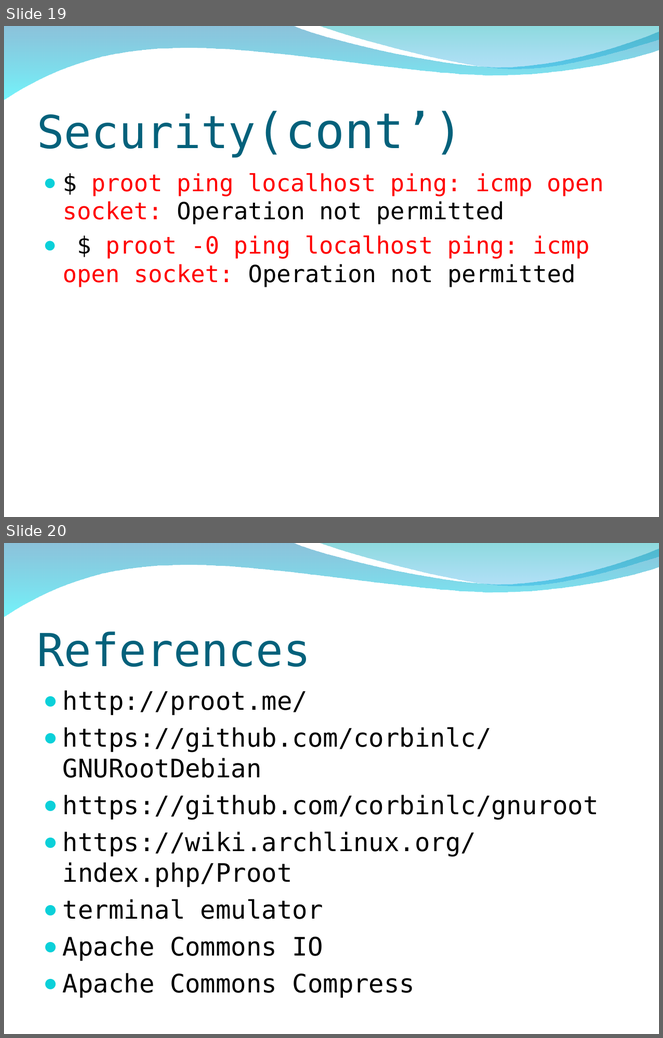
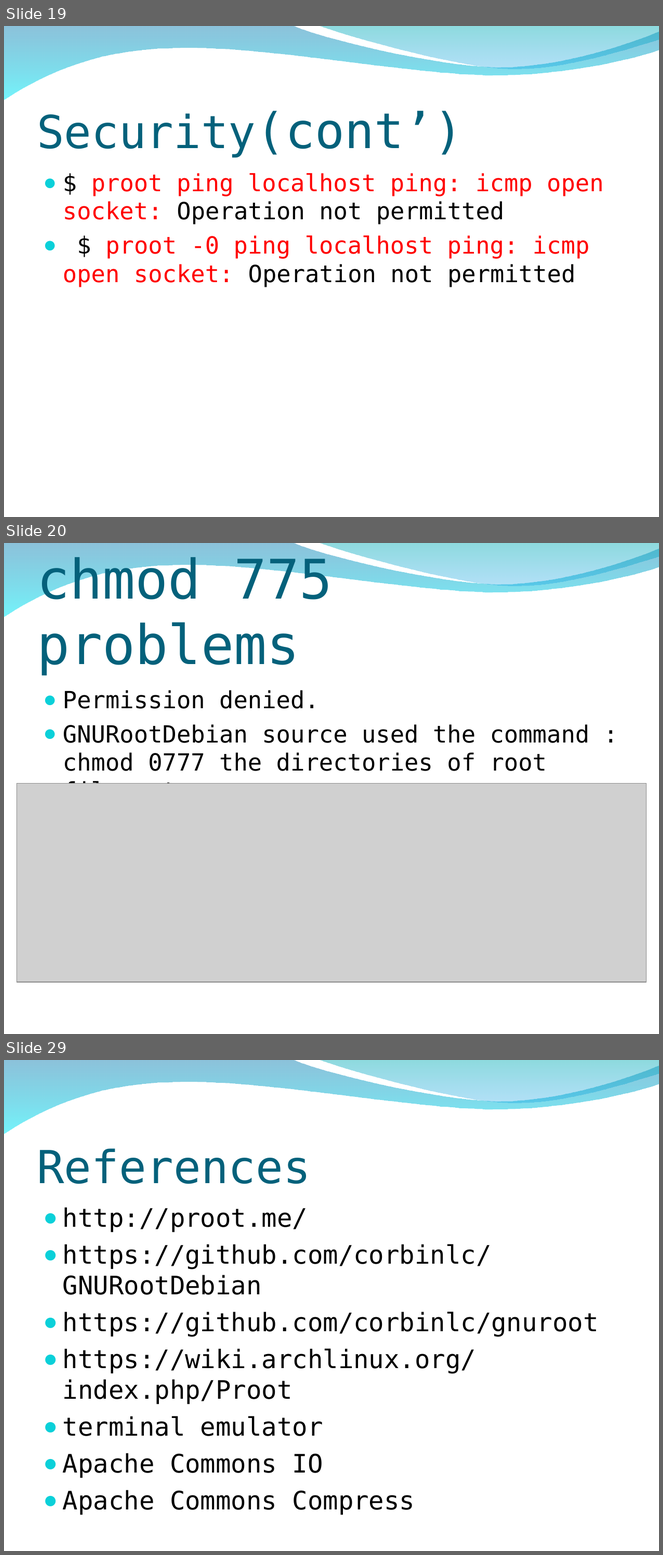
Before and after one commit to peter279k/regular_meeting, a slide deck: Proot.ppt. Shown one above the other, each under a label of ours: slides 19 and 20 before the commit, slides 19, 20 and 29 after it; the slides between them are not shown. The pictures are 663x1038 and 663x1555 pixels, drawn with LibreOffice and Linux fonts; fonts in the diff are those of the drawing; grey boxes stand for pictures; background and template pictures are left out. Boxes give left, top, right and bottom in pixels: in the first picture for what was removed or moved away, otherwise in the second. Text is boxed around its words. In the diff, an @@ line names an element or a change of style, - is before the commit and + after.

Commit message:
add launch root filesystem problems and solution

```diff
--- a/Proot.ppt
+++ b/Proot.ppt
@@ slide 20 added at [4, 543, 659, 1034], background picture (left out); not listed: 2 template elements that a slide beside it also shows @@
@@ title added at [37, 554, 333, 675], 60 pt, text #04617B @@
+chmod 775 problems
@@ text added at [63, 690, 590, 784], 26 pt, text #000000 @@
+● Permission denied.
+● GNURootDebian source used the command : chmod 0777 the directories of root filesystem.
@@ picture added at [16, 783, 646, 982] @@
@@ what was slide 20 is now slide 29 @@
```
Also in this commit, not shown: 2 slides changed, 8 other slides added.
